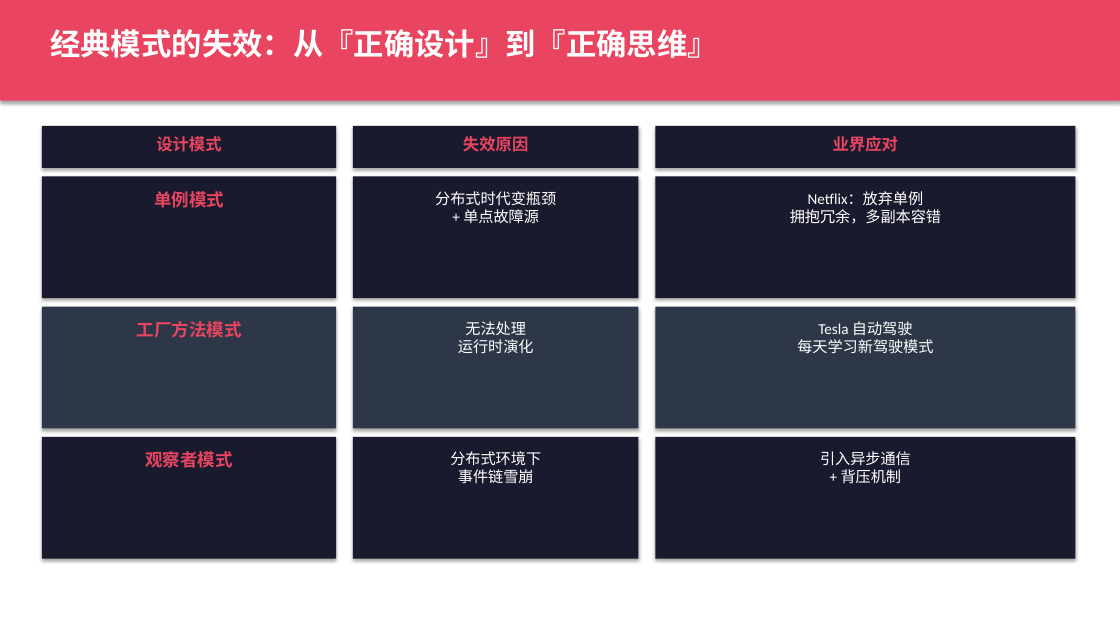
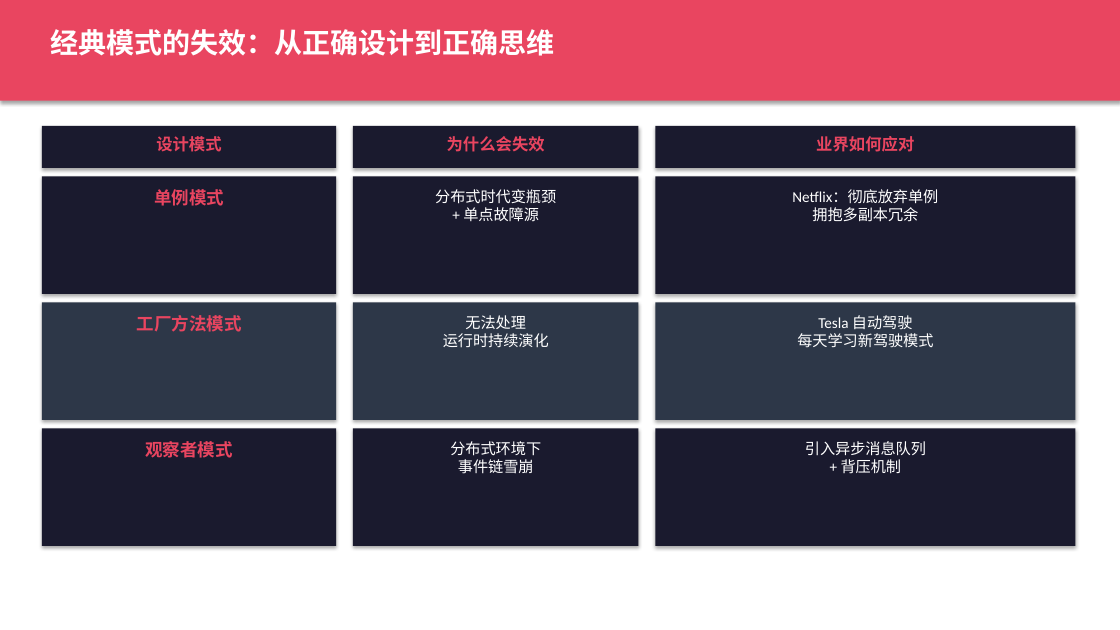
Before and after one commit to tanteng/blog, a slide deck: slide 7 of static/reports/agent-design-patterns-book-intro.pptx. Drawn at 1120x630 pixels with LibreOffice and Linux fonts; fonts in the diff are those of the drawing. Boxes give left, top, right and bottom in pixels: in the first picture for what was removed or moved away, otherwise in the second. Text is boxed around its words. In the diff, an @@ line names an element or a change of style, - is before the commit and + after.

```diff
--- a/static/reports/agent-design-patterns-book-intro.pptx
+++ b/static/reports/agent-design-patterns-book-intro.pptx
@@ text at [50,29,554,56]: text changed; size 26 to 24 pt @@
-经典模式的失效：从『正确设计』到『正确思维』
+经典模式的失效：从正确设计到正确思维
@@ text at [447,136,545,152]: text changed @@
-失效原因
+为什么会失效
@@ text at [816,136,914,152]: text changed @@
-业界应对
+业界如何应对
@@ rectangle: place and size @@
-rectangle at [42,176,336,298]
+rectangle at [42,176,336,294]
@@ rectangle: place and size @@
-rectangle at [353,176,639,298]
+rectangle at [353,176,639,294]
@@ rectangle: place and size @@
-rectangle at [655,176,1075,298]
+rectangle at [655,176,1075,294]
@@ text at [792,189,938,222]: text changed @@
-Netflix：放弃单例
-拥抱冗余，多副本容错
+Netflix：彻底放弃单例
+拥抱多副本冗余
@@ rectangle: place and size @@
-rectangle at [42,307,336,429]
+rectangle at [42,302,336,420]
@@ text "工厂方法模式": place and size @@
-text "工厂方法模式" at [137,321,242,338]
+text "工厂方法模式" at [137,315,242,332]
@@ rectangle: place and size @@
-rectangle at [353,307,639,429]
+rectangle at [353,302,639,420]
@@ text at [443,315,549,348]: text changed @@
-无法处理
-运行时演化
+无法处理
+运行时持续演化
@@ rectangle: place and size @@
-rectangle at [655,307,1075,429]
+rectangle at [655,302,1075,420]
@@ text "Tesla 自动驾驶 每天学习新驾驶模式": place and size @@
-text "Tesla 自动驾驶 每天学习新驾驶模式" at [797,321,933,354]
+text "Tesla 自动驾驶 每天学习新驾驶模式" at [797,315,933,348]
@@ rectangle: place and size @@
-rectangle at [42,437,336,559]
+rectangle at [42,429,336,546]
@@ text "观察者模式": place and size @@
-text "观察者模式" at [145,451,232,468]
+text "观察者模式" at [145,441,232,458]
@@ rectangle: place and size @@
-rectangle at [353,437,639,559]
+rectangle at [353,429,639,546]
@@ text "分布式环境下 事件链雪崩": place and size @@
-text "分布式环境下 事件链雪崩" at [450,451,541,484]
+text "分布式环境下 事件链雪崩" at [450,441,541,474]
@@ rectangle: place and size @@
-rectangle at [655,437,1075,559]
+rectangle at [655,429,1075,546]
@@ text at [805,441,926,474]: text changed @@
-引入异步通信
-+ 背压机制
+引入异步消息队列
++ 背压机制
```
Also in this commit, not shown: 18 other slides changed, 6 slides added, 4 slides removed.
